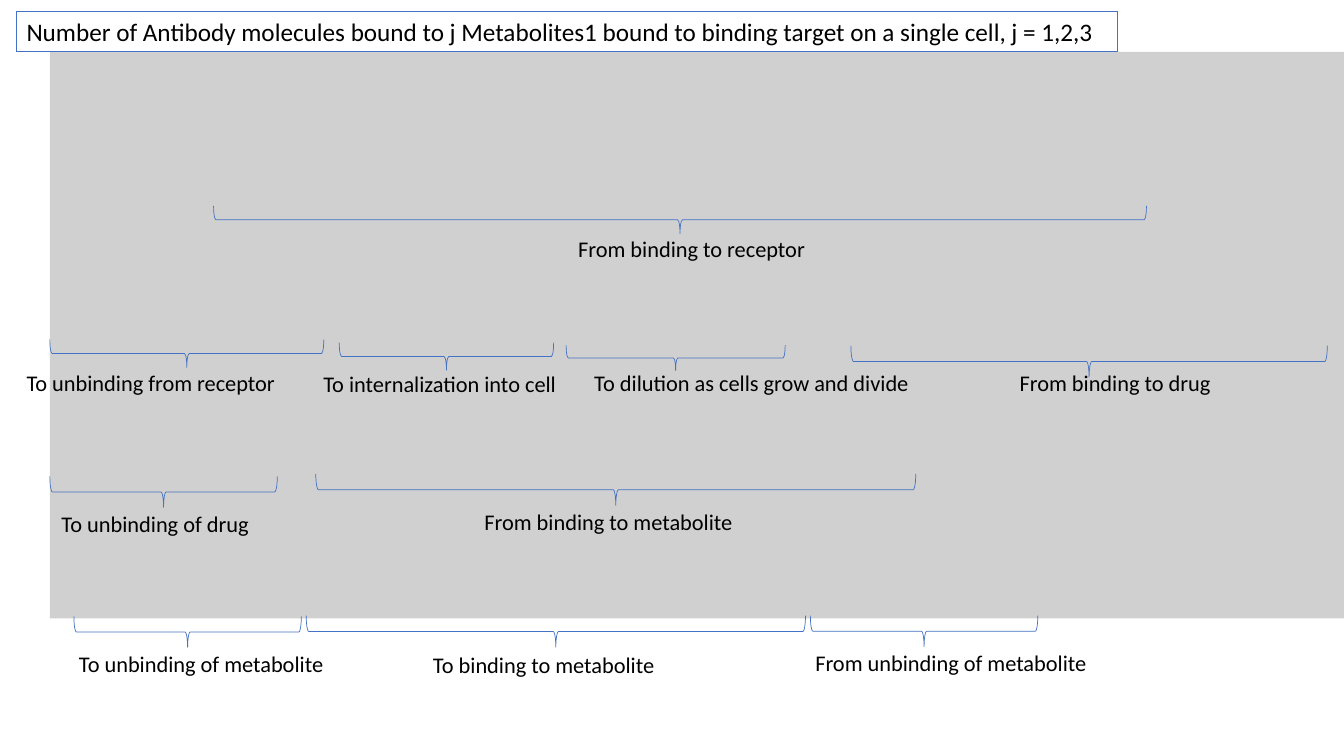
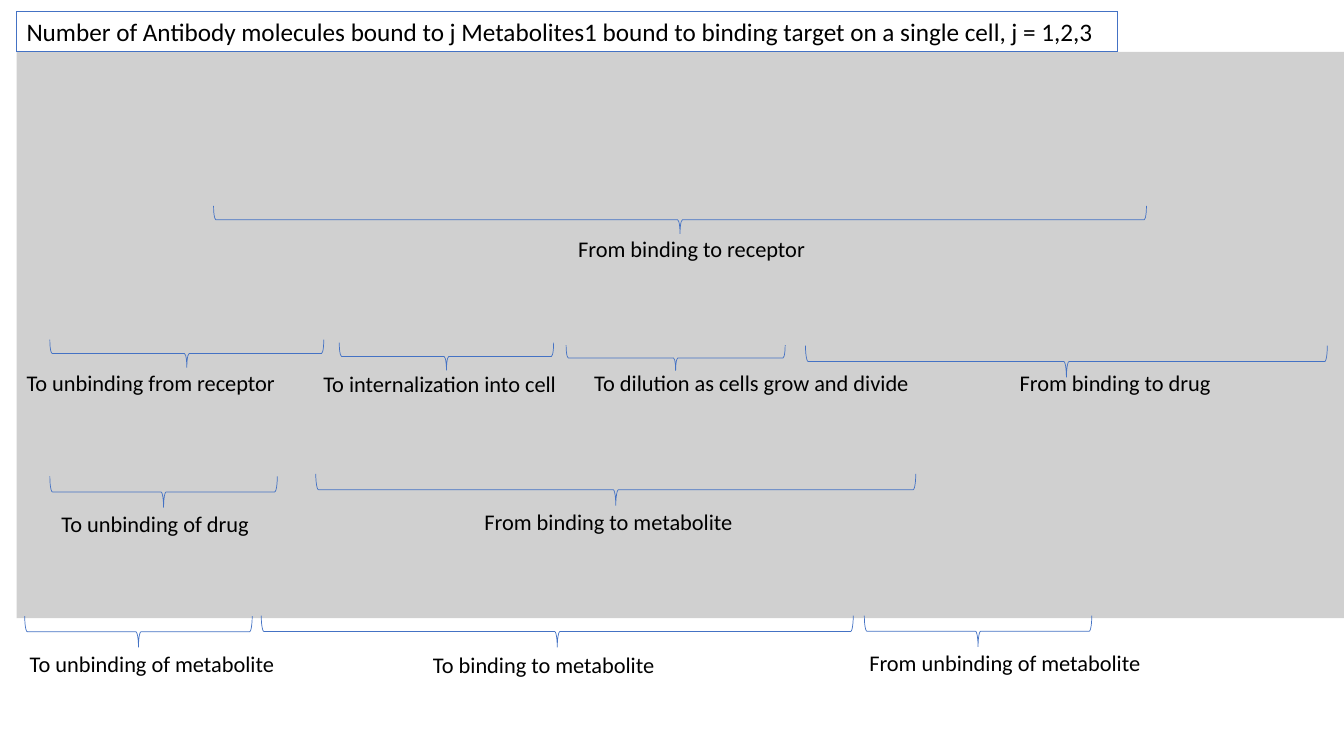
Before and after one commit to judith-stein/hc-protac-shuttle-rshiny-in-vivo, a slide deck: slide 38 of www/logistic_pk_pd_equations_explained.pptx. Drawn at 1344x756 pixels with LibreOffice and Linux fonts; fonts in the diff are those of the drawing; grey boxes stand for pictures. Boxes give left, top, right and bottom in pixels: in the first picture for what was removed or moved away, otherwise in the second. Text is boxed around its words. In the diff, an @@ line names an element or a change of style, - is before the commit and + after.

```diff
--- a/www/logistic_pk_pd_equations_explained.pptx
+++ b/www/logistic_pk_pd_equations_explained.pptx
@@ picture: place and size @@
-picture at [49,51,1344,618]
+picture at [17,51,1344,618]
@@ right brace: place and size @@
-right brace at [851,346,1328,377]
+right brace at [805,346,1327,378]
@@ right brace: place and size @@
-right brace at [74,617,302,648]
+right brace at [25,617,253,648]
@@ right brace: place and size @@
-right brace at [307,616,806,647]
+right brace at [261,616,853,647]
@@ right brace: place and size @@
-right brace at [810,616,1038,647]
+right brace at [865,616,1092,647]
@@ text "To unbinding of metabolite": place and size @@
-text "To unbinding of metabolite" at [79,656,323,676]
+text "To unbinding of metabolite" at [30,656,274,676]
@@ text "From unbinding of metabolite": place and size @@
-text "From unbinding of metabolite" at [815,655,1086,675]
+text "From unbinding of metabolite" at [869,655,1140,675]
```
Also in this commit, not shown: 15 other slides changed, 4 other files.
